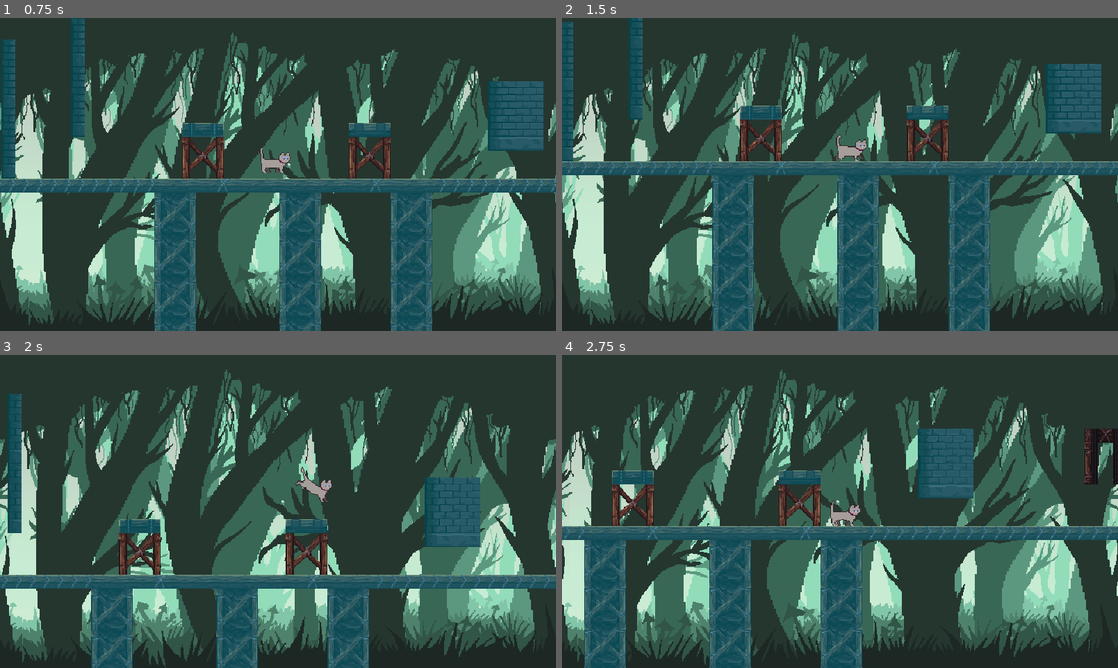
Above: before the commit, frames 1-4 (two rows, left to right).
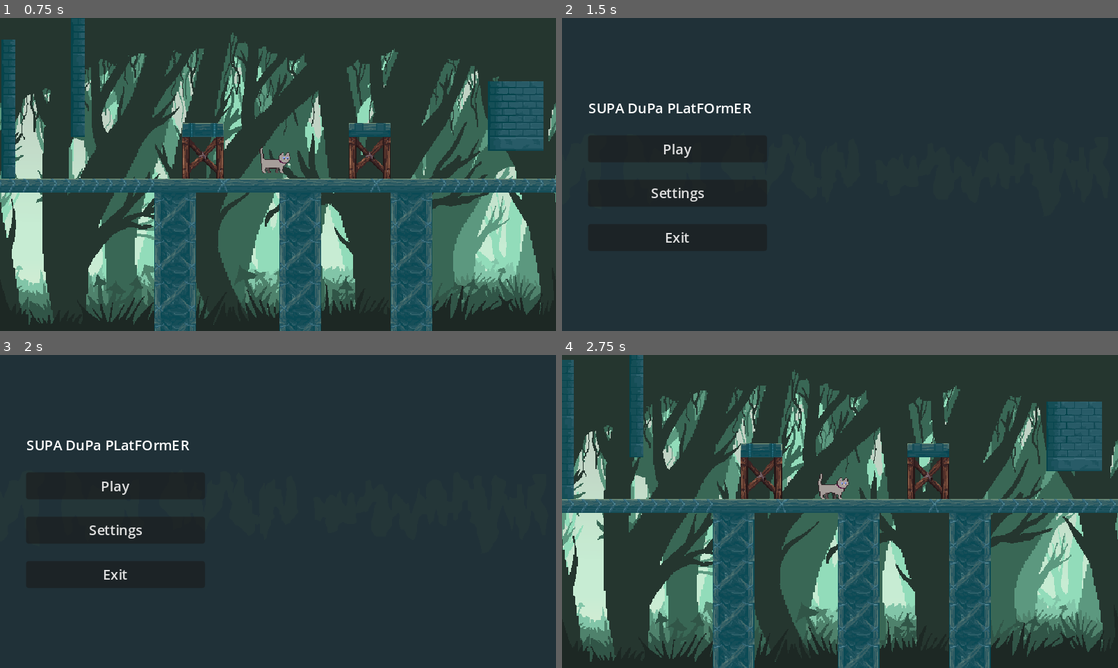
Above: after the commit, the same moments.

Repository: DrDGS/CatPlatformer
Game: Godot game, scene res://Scenes/UI/main_menu.tscn
Two runs of this game, one before a commit and one after it. Both use one fixed random seed, a clock stepped at 60 frames per second and the inputs below.
Inputs (mouse positions are in pixels of both pictures, inside the frame that each line leads up to):
- Up to frame 1 (0.75 s): click "Play" at 0.5 s
- Up to frame 2 (1.5 s): hold D (move_right) from 1.28 s (still down); hold Shift (run) from 1.28 s (still down); tap E (TestTakeDamage) at 1.35 s
- Up to frame 3 (2 s): keep holding D (move_right); keep holding Shift (run); tap Space (jump) at 1.52, 1.82 s
- Up to frame 4 (2.75 s): release D (move_right) at 2 s; release Shift (run) at 2 s; click (678, 486) at 2 s, where only the run after the commit has a clickable "Play"

Frame 1 is identical in both runs. In frame 2, 51% of the frame differs, in the area x 0-100%, y 0-100%; in frame 3, 45%; in frame 4, 50%.

Commit message:
Development of state machine
Created:
Scripts/Character/PlayerInput.gd - Input handler and markering actions

Modified:
Scripts/Character/Player.gd - interaction due state machine

Diff:
--- a/Scenes/PrefabScenes/character_body_2d.tscn
+++ b/Scenes/PrefabScenes/character_body_2d.tscn
@@ -1,6 +1,6 @@
 [gd_scene load_steps=15 format=3 uid="uid://bbex6nahnu52s"]
 
-[ext_resource type="Script" path="res://Scripts/CharacterBody2D.gd" id="1_glyvn"]
+[ext_resource type="Script" path="res://Scripts/Character/Player.gd" id="1_glyvn"]
 [ext_resource type="Texture2D" uid="uid://ddp2nqwdl37yy" path="res://Sprites/Character/Cat_all_anim.png" id="2_bv8yk"]
 [ext_resource type="Script" path="res://Scripts/HealthComponent.gd" id="3_4h6d8"]
 [ext_resource type="Script" path="res://Scripts/Character/PlayerInput.gd" id="4_lpiec"]
@@ -100,10 +100,11 @@
 [sub_resource type="CapsuleShape2D" id="CapsuleShape2D_1y5f3"]
 height = 32.0
 
-[node name="CharacterBody2D" type="CharacterBody2D" node_paths=PackedStringArray("hpComponent")]
+[node name="Player" type="CharacterBody2D" node_paths=PackedStringArray("hpComponent", "plInput")]
 script = ExtResource("1_glyvn")
 ACCELERATION = 15
 hpComponent = NodePath("HealthComponent")
+plInput = NodePath("PlayerInput")
 
 [node name="AnimationPlayer" type="AnimationPlayer" parent="."]
 libraries = {
@@ -133,3 +134,5 @@
 
 [node name="PlayerInput" type="Node2D" parent="."]
 script = ExtResource("4_lpiec")
+
+[node name="Node2D" type="Node2D" parent="."]
--- /dev/null
+++ b/Scripts/Character/Player.gd
@@ -0,0 +1,174 @@
+extends CharacterBody2D
+
+# SPEED - walking speed value
+# VEL_RUN_COEF - multiplies SPEED to get running speed
+# ACCELERATION - delta for reaching speed
+# AC_STOP_COEF - multiplies ACCELERATION to get delta for dropping speed
+# JUMP_VELOCITY - vertical speed
+
+@export var SPEED = 100.0
+@export var VEL_RUN_COEF = 3
+@export var ACCELERATION = 30
+@export var AC_STOP_COEF = 1.25
+@export var JUMP_VELOCITY = -400.0
+@export var WALL_ClIMBING_VELOCITY = 25
+@export var WALL_KNOKBACK = 200
+var gravity = ProjectSettings.get_setting("physics/2d/default_gravity")
+
+@export var hpComponent : Node2D
+@export var plInput : Node2D
+@onready var animation_player = $AnimationPlayer
+@onready var animation_tree = $AnimationTree
+
+enum State {Idle, Walk, Run, Jump, Landing}
+var player_state
+
+
+func _ready():
+	player_state = State.Idle
+
+
+func _physics_process(delta):
+	apply_gravity(delta)
+	state_machine()
+	print("Player_state: ", State.keys()[player_state])
+
+	move_and_slide()
+
+
+func apply_gravity(delta):
+	if not (is_on_floor() or is_on_wall()):
+		velocity.y += gravity * delta
+
+
+func state_machine():
+	match player_state:
+		State.Idle:
+			player_idle()
+
+		State.Walk:
+			player_walk()
+
+		State.Run:
+			player_run()
+
+		State.Jump:
+			player_jump()
+
+
+func player_idle():
+	velocity.x = move_toward(velocity.x, 0, AC_STOP_COEF * ACCELERATION)
+
+	if plInput.direction:
+		player_state = State.Walk
+
+	if plInput.direction and plInput.is_run:
+		player_state = State.Run
+
+	if plInput.is_jump:
+		player_state = State.Jump
+
+
+func player_walk():
+	velocity.x = move_toward(velocity.x, plInput.direction * SPEED, ACCELERATION)
+	if not plInput.direction:
+		player_state = State.Idle
+	if plInput.direction and plInput.is_run:
+		player_state = State.Run
+	if plInput.is_jump:
+		player_state = State.Jump
+
+
+func player_run():
+	velocity.x = move_toward(velocity.x, plInput.direction * SPEED * VEL_RUN_COEF,
+			 ACCELERATION)
+	if not plInput.direction:
+		player_state = State.Idle
+	if  not plInput.is_run:
+		player_state = State.Walk
+	if plInput.is_jump:
+		player_state = State.Jump
+
+
+func player_jump():
+	velocity.y = JUMP_VELOCITY
+
+	if is_on_floor() and not plInput.direction:
+		player_state = State.Idle
+	if is_on_floor() and plInput.direction and not plInput.is_run:
+		player_state = State.Walk
+	if is_on_floor() and plInput.direction and plInput.is_run:
+		player_state = State.Run
+
+
+func player_animation():
+	match player_state:
+		State.Idle:
+			animation_player.play("CatIdle")
+		State.Walk:
+			animation_player.play("CatWalk")
+		State.Run:
+			animation_player.play("CatWalk")
+		State.Jump:
+			animation_player.play("CatJump")
+
+
+func animation_logic(direction : Vector2):
+	animation_tree["parameters/blend_position"] = direction.normalized();
+	if direction.x != 0:
+		$Sprite2D.flip_h = direction.x < 0
+
+
+func _process(_delta):
+	animation_logic(Vector2(plInput.direction, 0))
+	player_animation()
+	if (Input.is_action_just_pressed("TestTakeDamage")):
+		hpComponent.take_damage(1);
+
+
+	#player_falling(delta)
+	#player_idle()
+	## Move
+	#player_walk(direction)
+	#if Input.is_action_pressed("run"):
+		#player_run(direction)
+	#
+	#player_jump(direction)
+##	player_climbing(delta)
+#
+	#print("State: ", State.keys()[current_state], " direction: ", direction)
+	#player_animation()
+	#
+#
+	#if is_on_wall() and not is_on_floor():
+		#is_wall_climbing = Input.is_action_pressed("ui_right") or Input.is_action_pressed("ui_left")
+	#else:
+		#is_wall_climbing = false
+	#if is_wall_climbing:
+		#var collision = get_slide_collision(0)
+		#var body = collision.get_collider()
+		#var wall_type = body.get_layer_for_body_rid(collision.get_collider_rid())
+		#if wall_type == 0:
+			#velocity.y += (WALL_ClIMBING_VELOCITY * delta)
+			#velocity.y = min(velocity.y, WALL_ClIMBING_VELOCITY)
+		#else:
+			#velocity.y = min(velocity.y, 0)
+
+
+#func player_climbing(delta):
+	#if is_on_wall() and not is_on_floor():
+		#if (Input.is_action_pressed("move_right")
+				#or Input.is_action_pressed("move_left")) :
+			#current_state = State.Climbing
+		#else:
+			#current_state = State.Idle
+			#
+	#if current_state == State.Climbing:
+		#var collision = get_slide_collision(0)
+		#var body = collision.get_collider()
+		#var wall_type = body.get_layer_for_body_rid(collision.get_collider_rid())
+		#if wall_type == 0:
+			#velocity.y += (WALL_ClIMBING_VELOCITY * delta)
+			#velocity.y = min(velocity.y, WALL_ClIMBING_VELOCITY)
+		#else:
+			#velocity.y = min(velocity.y, 0)
--- a/Scripts/Character/PlayerInput.gd
+++ b/Scripts/Character/PlayerInput.gd
@@ -1,11 +1,24 @@
 extends Node2D
 
 var direction
-var is_walk
 var is_run
 var is_jump
-var is_climping
 
 # Input handler
+# List of actions
+# 1. Lateral movement
+# 2. Sprint
+# 3. Jump
+
 func _physics_process(delta):
 	direction = Input.get_axis("move_left", "move_right")
+
+	if Input.is_action_pressed("run"):
+		is_run = true
+	else:
+		is_run = false
+
+	if Input.is_action_just_pressed("jump"):
+		is_jump = true
+	else:
+		is_jump = false
--- a/Scripts/CharacterBody2D.gd
+++ /dev/null
@@ -1,153 +0,0 @@
-extends CharacterBody2D
-
-
-@export var SPEED = 300.0
-@export var ACCELERATION = 30
-@export var JUMP_VELOCITY = -400.0
-@export var WALL_ClIMBING_VELOCITY = 25
-@export var WALL_KNOKBACK = 200
-var is_wall_climbing = false
-var gravity = ProjectSettings.get_setting("physics/2d/default_gravity")
-
-@export var hpComponent : Node2D
-@onready var animation_player = $AnimationPlayer
-@onready var animation_tree = $AnimationTree
-
-enum State {Idle, Walk, Run, Jump, Climbing}
-var current_state
-
-
-func _ready():
-	current_state = State.Idle
-
-func _physics_process(delta):
-	var direction = Input.get_axis("move_left", "move_right")
-	player_falling(delta)
-	player_idle()
-	# Move
-	player_walk(direction)
-	if Input.is_action_pressed("run"):
-		player_run(direction)
-
-	player_jump(direction)
-#	player_climbing(delta)
-
-	print("State: ", State.keys()[current_state], " direction: ", direction)
-	player_animation()
-
-
-	if is_on_wall() and not is_on_floor():
-		is_wall_climbing = Input.is_action_pressed("ui_right") or Input.is_action_pressed("ui_left")
-	else:
-		is_wall_climbing = false
-	if is_wall_climbing:
-		var collision = get_slide_collision(0)
-		var body = collision.get_collider()
-		var wall_type = body.get_layer_for_body_rid(collision.get_collider_rid())
-		if wall_type == 0:
-			velocity.y += (WALL_ClIMBING_VELOCITY * delta)
-			velocity.y = min(velocity.y, WALL_ClIMBING_VELOCITY)
-		else:
-			velocity.y = min(velocity.y, 0)
-
-	animation_logic(Vector2(direction, 0))
-	move_and_slide()
-	player_animation()
-
-
-func player_falling(delta):
-	if not is_on_floor():
-		velocity.y += gravity * delta
-
-
-func player_idle():
-	if is_on_floor():
-		current_state = State.Idle
-
-
-func player_walk(direction):
-	if direction:
-		velocity.x = move_toward(velocity.x, direction * SPEED / 3, ACCELERATION / 5)
-	else:
-		velocity.x = move_toward(velocity.x, 0, ACCELERATION)
-
-	if is_on_floor() and direction != 0:
-		current_state = State.Walk
-
-
-func player_run(direction):
-	if direction:
-		velocity.x = move_toward(velocity.x, direction * SPEED, ACCELERATION)
-	else:
-		velocity.x = move_toward(velocity.x, 0, ACCELERATION)
-
-	if is_on_floor() and direction != 0:
-		current_state = State.Run
-
-
-func player_jump(direction):
-	if Input.is_action_just_pressed("jump"):
-		if is_on_floor():
-			velocity.y = JUMP_VELOCITY
-
-		elif is_on_wall():	# ВОЛЛ-ДЖАМП
-			if Input.is_action_pressed("move_right"):
-				velocity.y = JUMP_VELOCITY
-				if Input.is_action_just_pressed("run"):
-					velocity.x = -WALL_KNOKBACK * 2
-				else:
-					velocity.x = -WALL_KNOKBACK * 1
-
-			elif Input.is_action_pressed("move_left"):
-				velocity.y = JUMP_VELOCITY
-				if Input.is_action_just_pressed("run"):
-					velocity.x = WALL_KNOKBACK * 2
-				else:
-					velocity.x = WALL_KNOKBACK * 1
-
-		current_state = State.Jump
-
-	if not is_on_floor() and current_state == State.Jump:
-		velocity.x = move_toward(velocity.x, direction * SPEED, ACCELERATION / 10)
-
-
-func player_climbing(delta):
-	if is_on_wall() and not is_on_floor():
-		if (Input.is_action_pressed("move_right")
-				or Input.is_action_pressed("move_left")) :
-			current_state = State.Climbing
-		else:
-			current_state = State.Idle
-
-	if current_state == State.Climbing:
-		var collision = get_slide_collision(0)
-		var body = collision.get_collider()
-		var wall_type = body.get_layer_for_body_rid(collision.get_collider_rid())
-		if wall_type == 0:
-			velocity.y += (WALL_ClIMBING_VELOCITY * delta)
-			velocity.y = min(velocity.y, WALL_ClIMBING_VELOCITY)
-		else:
-			velocity.y = min(velocity.y, 0)
-
-func player_animation():
-	match current_state:
-		State.Idle:
-			animation_player.play("CatIdle")
-		State.Walk:
-			animation_player.play("CatWalk")
-		State.Run:
-			animation_player.play("CatWalk")
-			animation_player.set_speed_scale(1.5)
-		State.Jump:
-			animation_player.play("CatJump")
-
-
-func animation_logic(direction : Vector2):
-	animation_tree["parameters/blend_position"] = direction.normalized();
-	if direction.x != 0:
-		$Sprite2D.flip_h = direction.x < 0
-
-
-func _process(delta):
-	if (Input.is_action_just_pressed("TestTakeDamage")):
-		hpComponent.take_damage(1);
--- a/Scripts/HealthComponent.gd
+++ b/Scripts/HealthComponent.gd
@@ -1,6 +1,6 @@
 extends Node2D
 
-var Health_point = 9
+var Health_point = 1
 
 func take_damage(value = 1):
 	Health_point -= value
Binary file added: Sprites/Character/Cat_animated.png
Not shown, added: Sprites/Character/Cat_animated.png.import
